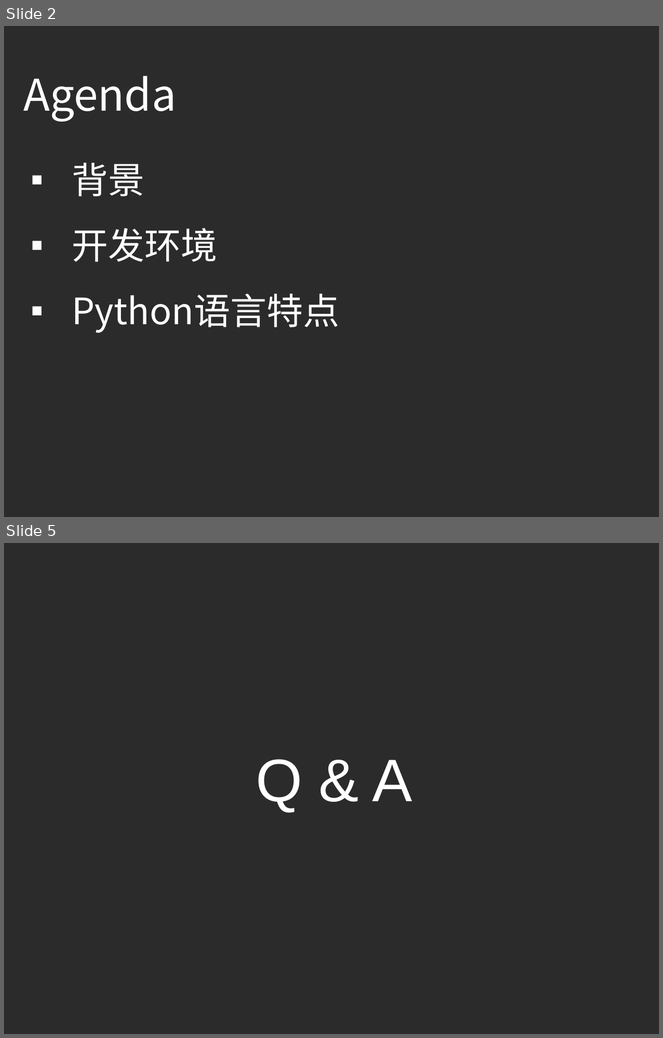
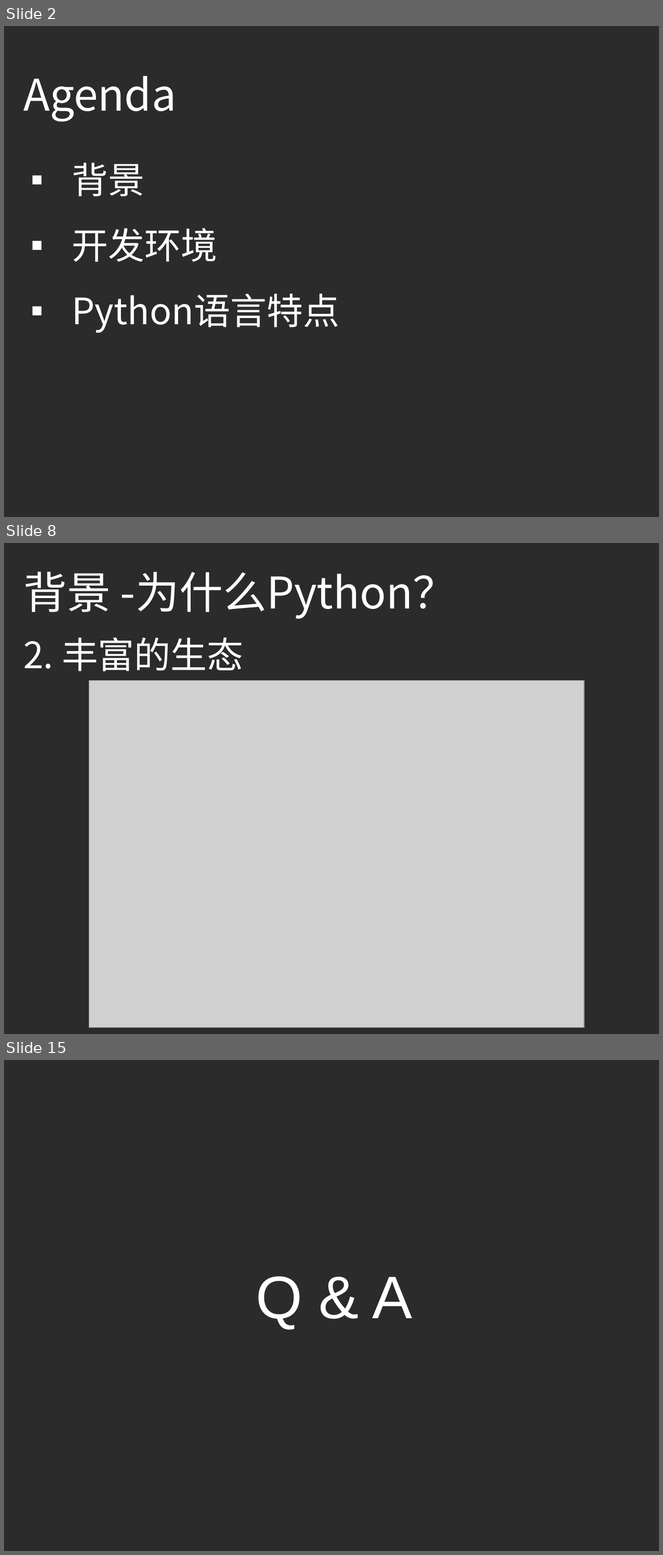
Before and after one commit to ouriris/ml-course, a slide deck: chapter.1/ppt/ML_CH1_Python_Basic.pptx. Shown one above the other, each under a label of ours: slides 2 and 5 before the commit, slides 2, 8 and 15 after it; the slides between them are not shown. The pictures are 663x1038 and 663x1555 pixels, drawn with LibreOffice and Linux fonts; fonts in the diff are those of the drawing; grey boxes stand for pictures; background and template pictures are left out; a plain dark background stands for a picture behind light text. Boxes give left, top, right and bottom in pixels: in the first picture for what was removed or moved away, otherwise in the second. Text is boxed around its words. In the diff, an @@ line names an element or a change of style, - is before the commit and + after.

```diff
--- a/chapter.1/ppt/ML_CH1_Python_Basic.pptx
+++ b/chapter.1/ppt/ML_CH1_Python_Basic.pptx
@@ slide 8 added at <box>4,543,659,1034</box>, background picture (left out) @@
@@ text added at <box>23,572,457,619</box>, 48 pt, text #FFFFFF @@
+背景 -为什么Python？
@@ text added at <box>23,637,244,671</box>, 40 pt, text #FFFFFF @@
+2. 丰富的生态
@@ picture added at <box>89,681,584,1028</box> @@
@@ what was slide 5 is now slide 15 @@
```
Also in this commit, not shown: 11 other slides added, 2 slides removed.
